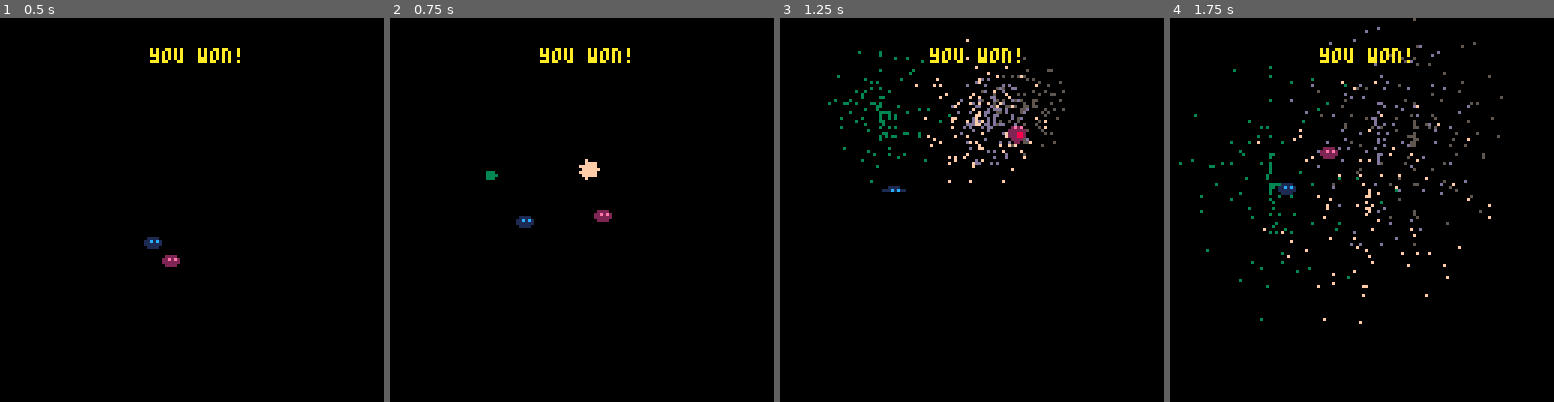
Above: before the commit, frames 1-4 (left to right).
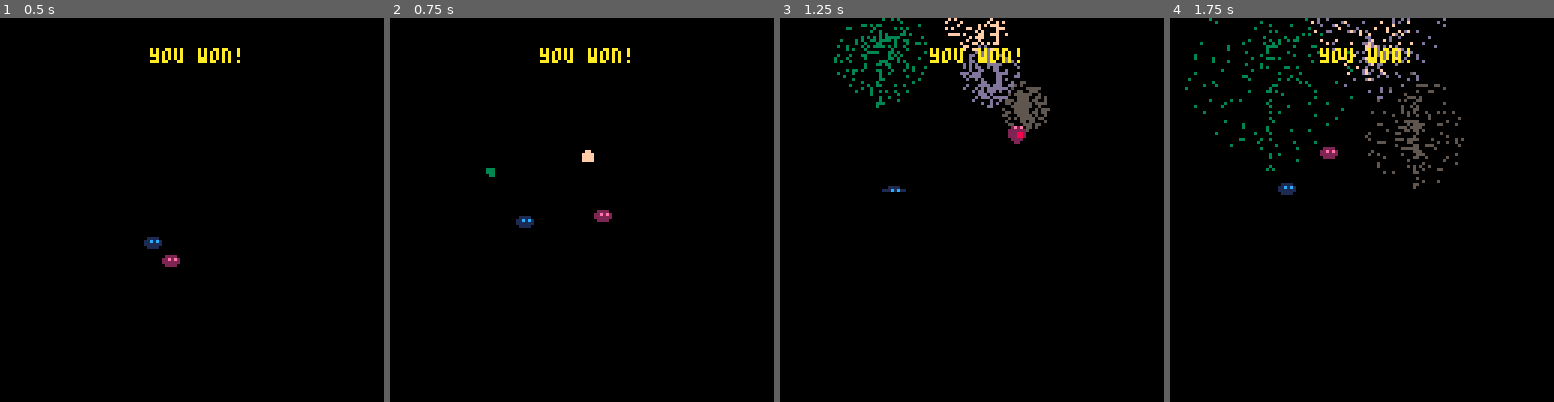
Above: after the commit, the same moments.

Repository: sdegutis/shepherdgame.com
Game: PICO-8 cartridge team.p8
The game is run twice, just before and just after one commit, with the same random seed, the same clock (stepped at 60 frames per second) and the same inputs.
Inputs:
- Up to frame 1 (0.5 s): tap X (X key) at 0.33 s
- Up to frame 2 (0.75 s): tap O (Z key) at 0.7 s
- Up to frame 3 (1.25 s): tap X (X key) at 1.07 s
- Up to frame 4 (1.75 s): hold Right from 1.6 s (still down); tap O (Z key) at 1.7 s

Frame 1 is identical in both runs. In frame 2, 0.3% of the frame differs, in the area x 25-55%, y 34-43%; in frame 3, 4.3%; in frame 4, 4.5%, in the area x 2-87%, y 0-80%.

Commit message:
Adding more variables to fireworks to make them seem more natural.

Diff:
--- a/team.p8
+++ b/team.p8
@@ -685,16 +685,19 @@
 
 	local c=ceil(rnd(15))
 
-	local rad=1.5
-
-	for i=1,100 do
+	local rad = rnd(0.5)+0.5
+	local hole = rnd(0.5)
+
+	local power = rnd(4)+2
+
+	for i=1,200 do
 		local angle = rnd()
-		local dist = rnd(rad)
+		local dist = rnd(rad)+hole
 
 		local vx = cos(angle)*dist
 		local vy = sin(angle)*dist
 
-		vy = -3 - vy
+		vy = -power - vy
 
 		if (rainbow) c=ceil(rnd(15))
 
